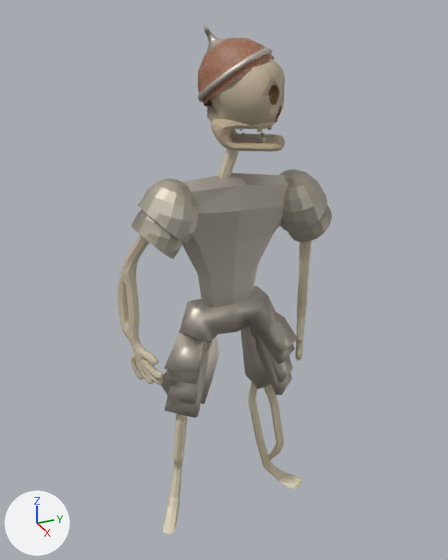
What one commit did to the Blender file Arte/Esqueleto Enemigo.blend.
Rendered twice from a 50 mm lens placed at (7.6, -3.64, 7.67), pointed at (-0.09, -0.18, 3.82). Arrows for +X, +Y and +Z are at lower left; the lights stay in place.

Names of what the first picture shows: 'Personaje'.
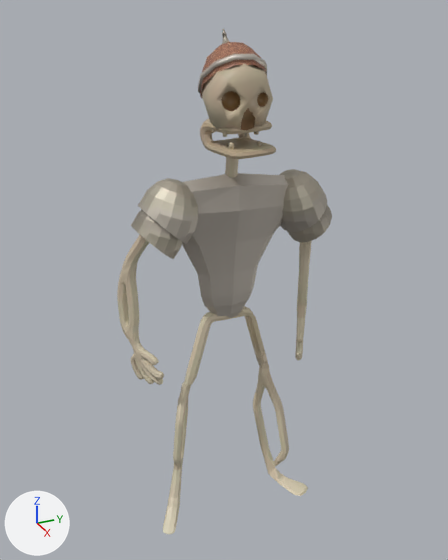
Boxes [x1, y1, x2, y2] around the edits, measured in the pictures (448 x 560 px; the box of a moved part takes in the faces that stretch with it):
'Personaje', reshaped
    before: [117, 26, 332, 534]
    after: [117, 29, 332, 534]
part 1 of me_sphere_006, moved or reshaped
    before: [218, 149, 239, 179]
    after: [225, 157, 239, 177]
part 2 of me_sphere_006, moved or reshaped (not visible afterwards)
    before: [261, 136, 267, 143]
part 3 of me_sphere_006, moved or reshaped
    before: [210, 119, 285, 152]
    after: [200, 119, 276, 159]
part 4 of me_sphere_006, moved or reshaped
    before: [207, 58, 285, 126]
    after: [202, 64, 273, 131]
part 5 of me_sphere_006, moved or reshaped
    before: [198, 26, 274, 107]
    after: [198, 29, 267, 99]
part 6 of me_sphere_006, deleted
    before: [161, 128, 297, 418]
part 7 of me_sphere_006, moved or reshaped
    before: [248, 383, 302, 489]
    after: [247, 307, 308, 496]
part 8 of me_sphere_006, moved or reshaped (not visible before)
    after: [178, 373, 197, 403]
part 9 of me_sphere_006, added
    after: [210, 131, 259, 149]

Edits to the bpy script that builds the scene:
```text
Change me_sphere_006:
    used by ob_personaje; location = (0.01, 0.96, 4.9); rotation_euler = (-0.309, 0.0, 3.142), in degrees (-18, 0, 180); scale = (0.496, 0.394, 0.496)
    remove me_sphere_006.from_pydata(...)  # 4289 vertices, 4281 faces, 1 loose edge; spans x -1.31..1.49, y -1.12..9.82, z -9.42..5.43
    add me_sphere_006.from_pydata(...)  # 4100 vertices, 4089 faces; spans x -1.67..1.49, y -1.12..9.82, z -9.42..5.13
    me_sphere_006 part 1: the loose piece of 74 vertices spanning x -0.15..0.2, y 1.61..2.73, z 1.49..2.53 is multiplied about its middle by the matrix ((1.0, 0.0, 0.0), (0.0, 0.957, 0.363), (0.0, -0.229, 0.957)), then moved by (0.0, -0.11, -0.09)
    me_sphere_006 part 2: the loose piece of 8 vertices spanning x -0.85..-0.69, y 0.95..1.22, z 2.39..2.62 is multiplied about its middle by the matrix ((0.303, 0.332, 0.119), (-0.332, 0.321, -0.052), (-0.119, -0.052, 0.446)), then moved by (0.02, 0.17, -0.12)
    me_sphere_006 part 3: the loose piece of 341 vertices spanning x -1.12..0.9, y 0.01..2.44, z 2.0..3.31 is multiplied about its middle by the matrix ((0.642, 0.58, 0.233), (-0.92, 0.675, -0.131), (-0.233, -0.082, 0.967)), then moved by (0.0, 0.42, 0.0)
    me_sphere_006 part 4: the loose piece of 218 vertices spanning x -1.18..1.05, y -0.43..2.32, z 2.72..4.66 is multiplied about its middle by the matrix ((0.642, 0.58, 0.233), (-0.92, 0.675, -0.131), (-0.233, -0.082, 0.967)), then moved by (0.07, 0.33, -0.02)
    me_sphere_006 part 5: the loose piece of 155 vertices spanning x -0.81..1.12, y -0.3..2.34, z 3.44..5.43 is multiplied about its middle by the matrix ((0.642, 0.58, 0.233), (-0.92, 0.675, -0.131), (-0.233, -0.082, 0.967)), then moved by (0.2, 0.01, -0.1)
    me_sphere_006 part 6: 6 loose pieces with 229 vertices, spanning x -0.92..0.69, y 0.34..7.68, z -5.87..3.05, are deleted
    me_sphere_006 part 7: 176 vertices moved from x -0.37..0.75, y 2.76..4.18, z -6.75..-2.67 to x -0.74..0.38, y 2.94..4.18, z -6.75..-2.63; 272 vertices removed from x -1.31..0.68, y 3.34..4.73, z -9.42..-6.52; 272 vertices added at x -1.67..0.31, y 3.34..4.73, z -9.42..-6.52
    me_sphere_006 part 8: 57 vertices moved from x -0.22..0.54, y 6.23..6.95, z -4.74..-3.95 to x -0.14..0.51, y 6.2..6.96, z -4.66..-3.97
    me_sphere_006 part 9: 40 vertices added at x -0.75..0.25, y 0.97..2.52, z 2.57..3.13
```
